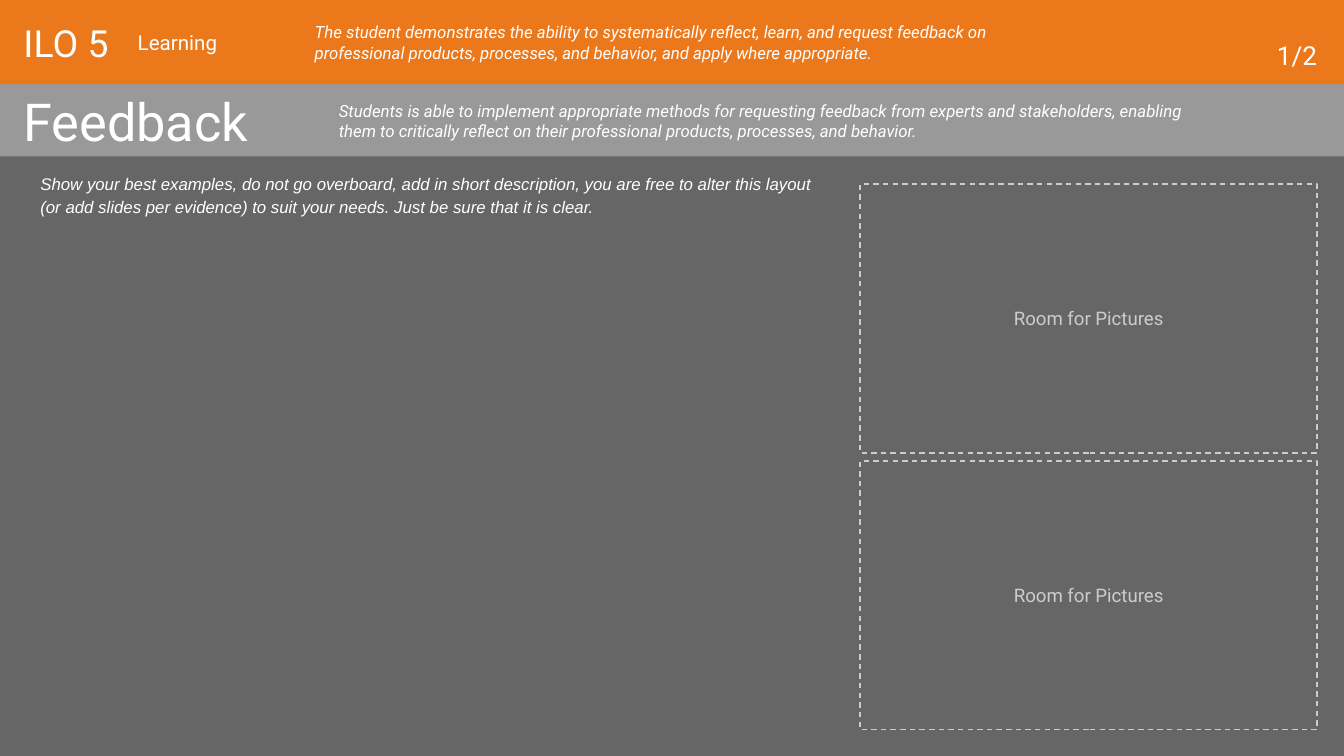
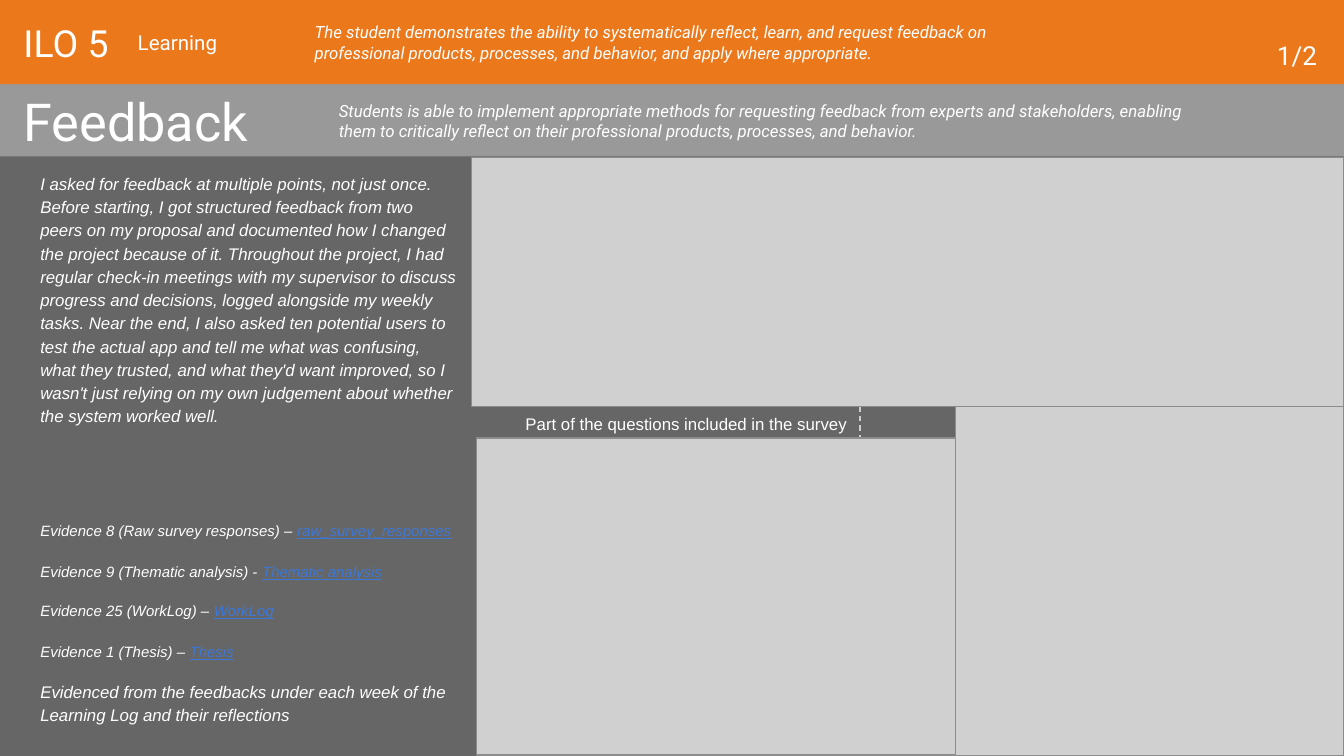
Before and after one commit to VladislavStoimenov235030/Vladislav_Stoimenov_Graduation_Project_25_26, a slide deck: slide 70 of thesis/evidencing/2026-27 Learning Log Graduation Project.pptx (slide 67 before the commit). Drawn at 1344x756 pixels with LibreOffice and Linux fonts; fonts in the diff are those of the drawing; grey boxes stand for pictures. Boxes give left, top, right and bottom in pixels: in the first picture for what was removed or moved away, otherwise in the second. Text is boxed around its words. In the diff, an @@ line names an element or a change of style, - is before the commit and + after.

Commit message:
upload the learning log

```diff
--- a/thesis/evidencing/2026-27 Learning Log Graduation Project.pptx
+++ b/thesis/evidencing/2026-27 Learning Log Graduation Project.pptx
@@ text at (x1=40, y1=178, x2=456, y2=725): text changed @@
-Show your best examples, do not go overboard, add in short description, you are free to alter this layout (or add slides per evidence) to suit your needs. Just be sure that it is clear.
+I asked for feedback at multiple points, not just once. Before starting, I got structured feedback from two peers on my proposal and documented how I changed the project because of it. Throughout the project, I had regular check-in meetings with my supervisor to discuss progress and decisions, logged alongside my weekly tasks. Near the end, I also asked ten potential users to test the actual app and tell me what was confusing, what they trusted, and what they'd want improved, so I wasn't just relying on my own judgement about whether the system worked well.
+Evidence 8 (Raw survey responses) – raw_survey_responses
+Evidence 9 (Thematic analysis) - Thematic analysis
+Evidence 25 (WorkLog) – WorkLog
+Evidence 1 (Thesis) – Thesis
+Evidenced from the feedbacks under each week of the Learning Log and their reflections
@@ picture added at (x1=472, y1=157, x2=1344, y2=407) @@
@@ text in rectangle at (x1=1014, y1=311, x2=1163, y2=325): text removed @@
-Room for Pictures
@@ text added at (x1=525, y1=418, x2=846, y2=434), 9 pt, text #FFFFFF @@
+Part of the questions included in the survey
@@ picture added at (x1=956, y1=407, x2=1344, y2=756) @@
@@ picture added at (x1=477, y1=438, x2=956, y2=755) @@
@@ text in rectangle at (x1=1014, y1=588, x2=1163, y2=602): text removed @@
-Room for Pictures
```
Also in this commit, not shown: 16 other slides changed, 3 slides added.
